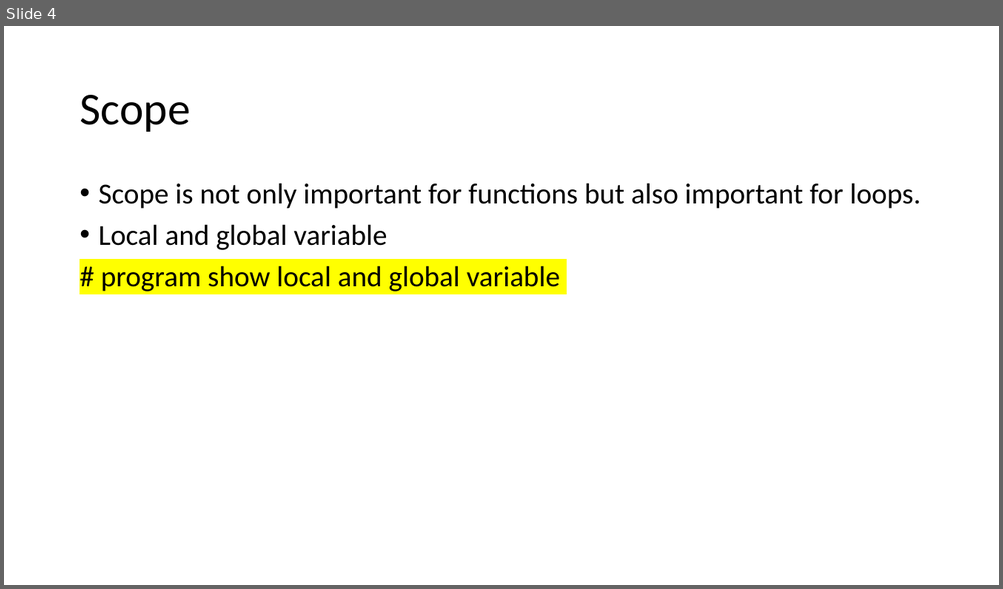
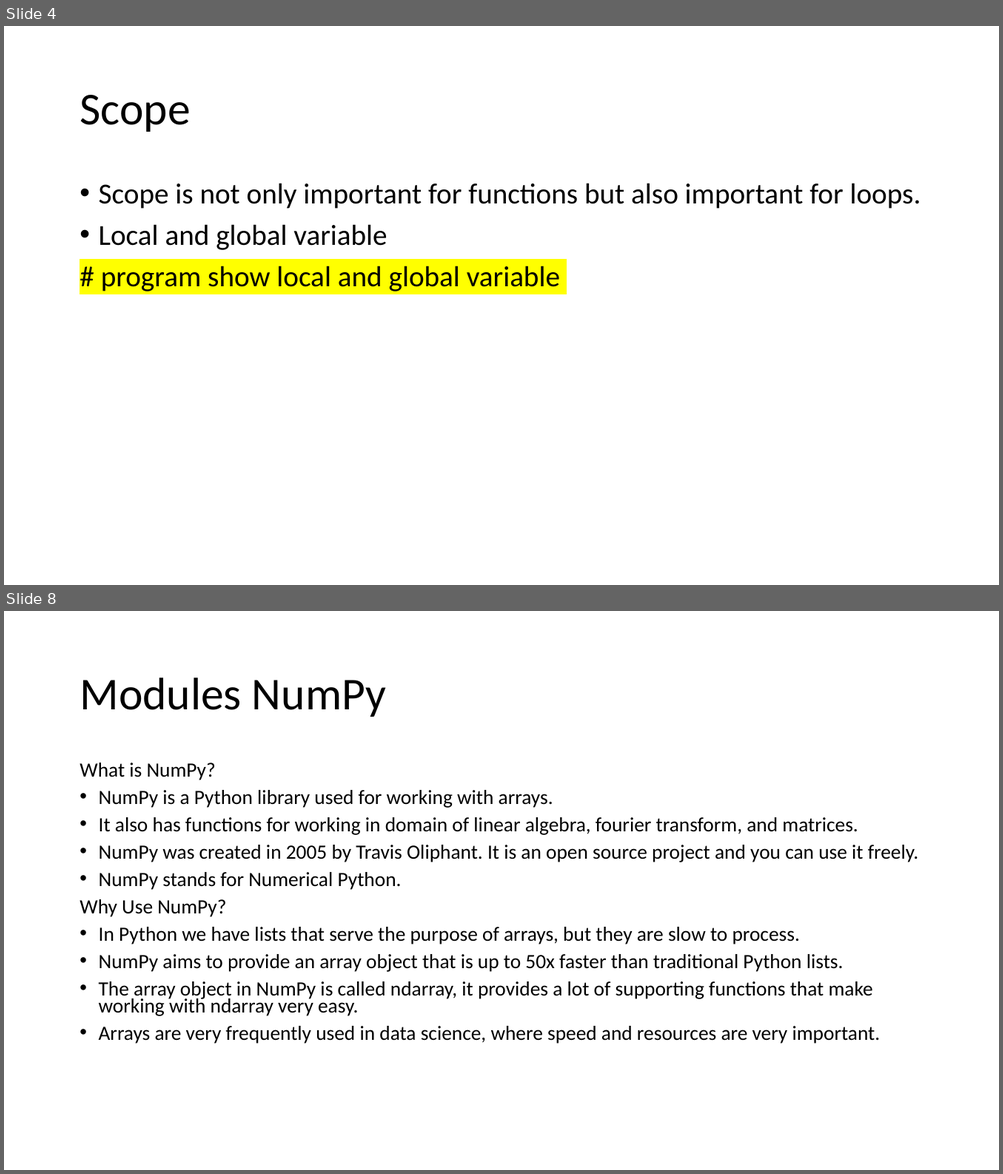
Before and after one commit to LuyangYin1/Python-for-everyone, a slide deck: class-2/Class – 2.pptm. Shown one above the other, each under a label of ours: slide 4 before the commit, slides 4 and 8 after it; the slides between them are not shown. The pictures are 1003x589 and 1003x1174 pixels, drawn with LibreOffice and Linux fonts; fonts in the diff are those of the drawing. Boxes give left, top, right and bottom in pixels: in the first picture for what was removed or moved away, otherwise in the second. Text is boxed around its words. In the diff, an @@ line names an element or a change of style, - is before the commit and + after.

Commit message:
update changes

```diff
--- a/class-2/Class – 2.pptm
+++ b/class-2/Class – 2.pptm
@@ slide 8 added at (x1=4, y1=611, x2=999, y2=1170), background #FFFFFF @@
@@ title added at (x1=79, y1=678, x2=386, y2=717), 44 pt, text #000000 @@
+Modules NumPy
@@ text added at (x1=79, y1=763, x2=919, y2=1044), 19.6 pt, text #000000 @@
+What is NumPy?
+• NumPy is a Python library used for working with arrays.
+• It also has functions for working in domain of linear algebra, fourier transform, and matrices.
+• NumPy was created in 2005 by Travis Oliphant. It is an open source project and you can use it freely.
+• NumPy stands for Numerical Python.
+Why Use NumPy?
+• In Python we have lists that serve the purpose of arrays, but they are slow to process.
+• NumPy aims to provide an array object that is up to 50x faster than traditional Python lists.
+• The array object in NumPy is called ndarray, it provides a lot of supporting functions that make working with ndarray very easy.
+• Arrays are very frequently used in data science, where speed and resources are very important.
```
Also in this commit, not shown: 7 other slides added.
